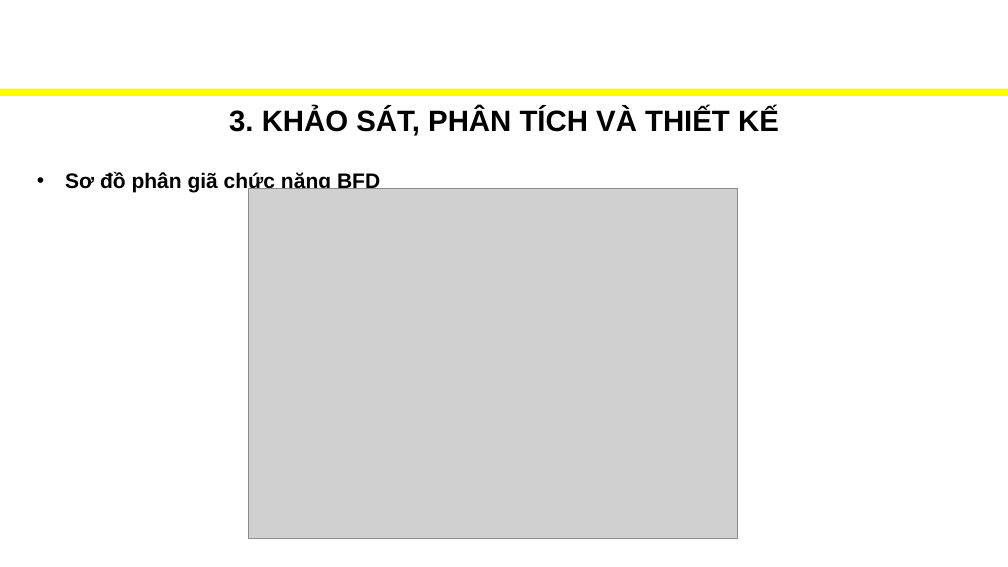
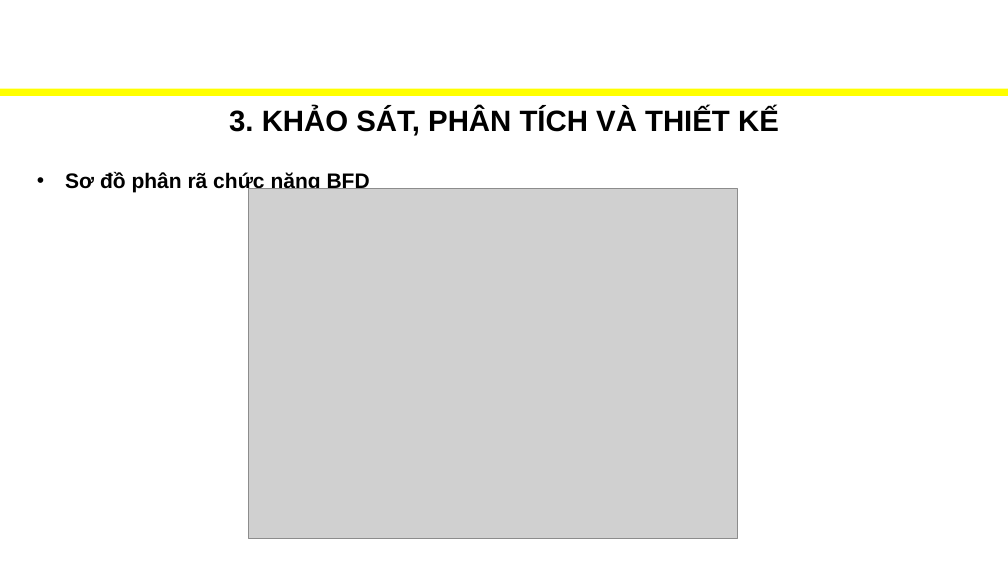
Before and after one commit to duycoem/DATN_UTC_2023, a slide deck: slide 6 of Slide_HaDuyAnh.pptx. Drawn at 1008x567 pixels with LibreOffice and Linux fonts; fonts in the diff are those of the drawing; grey boxes stand for pictures; background and template pictures are left out. Boxes give left, top, right and bottom in pixels: in the first picture for what was removed or moved away, otherwise in the second. Text is boxed around its words. In the diff, an @@ line names an element or a change of style, - is before the commit and + after.

```diff
--- a/Slide_HaDuyAnh.pptx
+++ b/Slide_HaDuyAnh.pptx
@@ text at bbox=[65, 172, 370, 193]: text changed @@
-• Sơ đồ phân giã chức năng BFD
+• Sơ đồ phân rã chức năng BFD
```
Also in this commit, not shown: 1 other slide changed, 4 other files.
